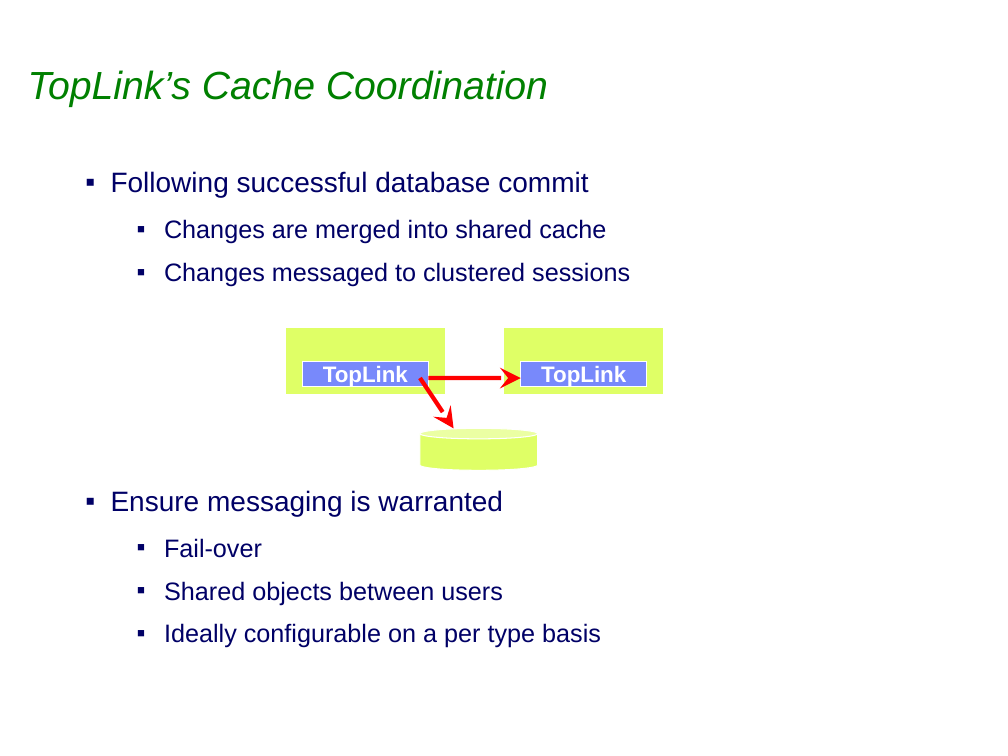
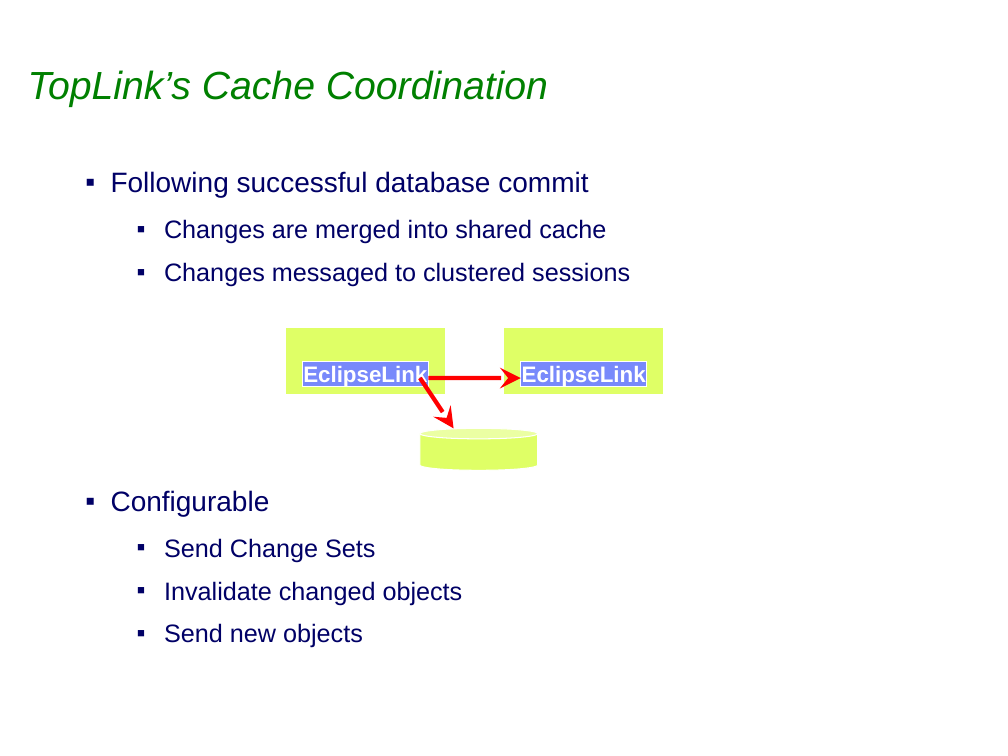
Before and after one commit to sabineheider/incubator, a slide deck: slide 14 of summit-2010/EclipseLink_Intro_Cache.ppt (slide 13 before the commit). Drawn at 1008x756 pixels with LibreOffice and Linux fonts; fonts in the diff are those of the drawing; background and template pictures are left out. Boxes give left, top, right and bottom in pixels: in the first picture for what was removed or moved away, otherwise in the second. Text is boxed around its words. In the diff, an @@ line names an element or a change of style, - is before the commit and + after.

```diff
--- a/summit-2010/EclipseLink_Intro_Cache.ppt
+++ b/summit-2010/EclipseLink_Intro_Cache.ppt
@@ text in rectangle at <box>303,366,427,388</box>: text changed @@
-TopLink
+EclipseLink
@@ text in rectangle at <box>522,366,646,388</box>: text changed @@
-TopLink
+EclipseLink
@@ text at <box>111,490,463,648</box>: text changed @@
-▪ Ensure messaging is warranted
-  ▪ Fail-over
-  ▪ Shared objects between users
-  ▪ Ideally configurable on a per type basis
+▪ Configurable
+  ▪ Send Change Sets
+  ▪ Invalidate changed objects
+  ▪ Send new objects
```
Also in this commit, not shown: 7 other slides changed, 1 slide added, 1 other file.
